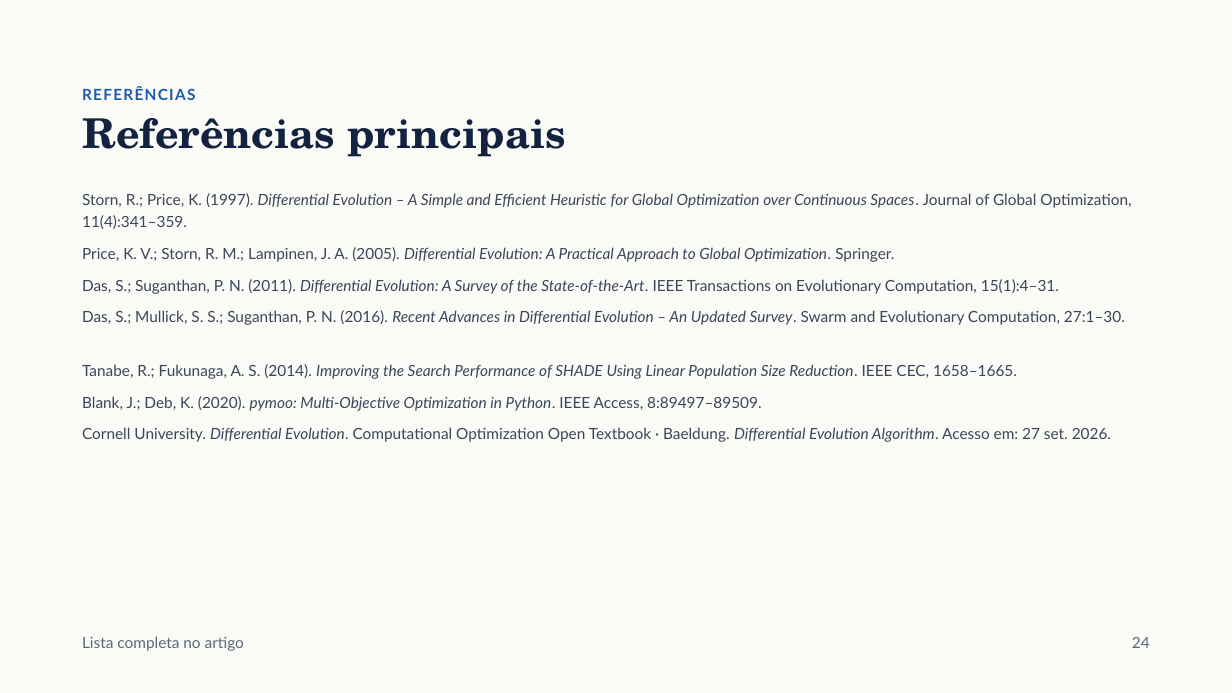
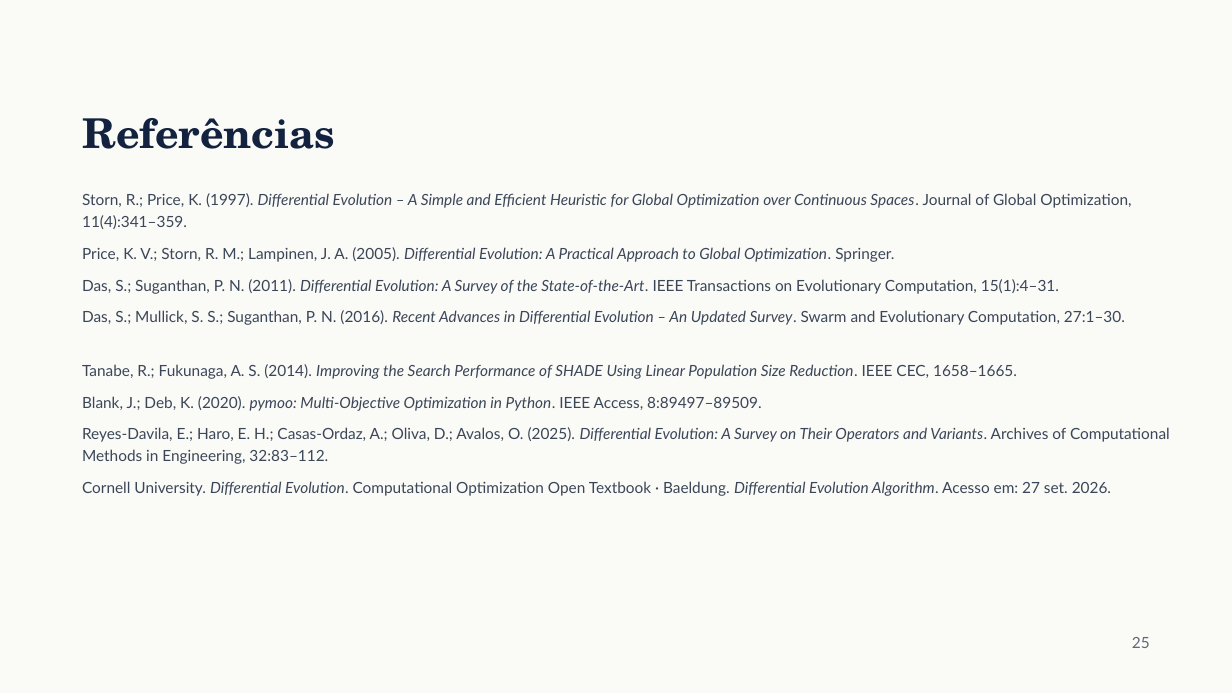
Before and after one commit to falconeee/opt-meta-heuristicas, a slide deck: slide 22 of Seminario/slides/Uma_introducao_a_Evolucao_Diferencial.pptx (slide 24 before the commit). Drawn at 1232x693 pixels with LibreOffice and Linux fonts; fonts in the diff are those of the drawing. Boxes give left, top, right and bottom in pixels: in the first picture for what was removed or moved away, otherwise in the second. Text is boxed around its words. In the diff, an @@ line names an element or a change of style, - is before the commit and + after.

```diff
--- a/Seminario/slides/Uma_introducao_a_Evolucao_Diferencial.pptx
+++ b/Seminario/slides/Uma_introducao_a_Evolucao_Diferencial.pptx
@@ text removed at (82,86,195,100) @@
-REFERÊNCIAS
@@ text at (82,118,335,149): text changed @@
-Referências principais
+Referências
@@ text added at (82,427,1170,464), 12 pt, text #3B4658 @@
+Reyes-Davila, E.; Haro, E. H.; Casas-Ordaz, A.; Oliva, D.; Avalos, O. (2025). Differential Evolution: A Survey on Their Operators and Variants. Archives of Computational Methods in Engineering, 32:83–112.
@@ text "Cornell University. Differential Evolution. Computational ...": place and size @@
-text "Cornell University. Differential Evolution. Computational ..." at (82,427,1111,442)
+text "Cornell University. Differential Evolution. Computational ..." at (82,481,1111,496)
@@ text removed at (82,636,244,651) @@
-Lista completa no artigo
@@ text at (1132,637,1150,648): text changed @@
-24
+25
```
Also in this commit, not shown: 13 other slides changed, 1 slide added, 4 slides removed, 19 other files.
